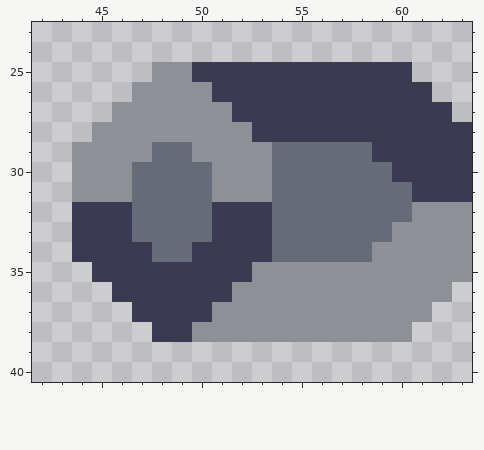
Edited in one commit: pixel-art sprite (assets/sprites/blocks/crafting/lubricant-squeezer-piston-t.png). Above, as it was before the edit.
The file is 64x64 pixels. Shown: x 42..63, y 23..40.
Once edited:
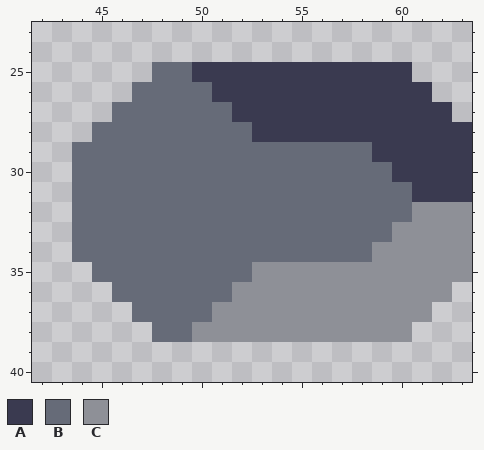
Palette (. is transparent): A #3a3a50  B #666b78  C #8e9097
Change:
y 25: x 48..49 CC -> BB
y 26: x 47..50 CCCC -> BBBB
y 27: x 46..51 CCCCCC -> BBBBBB
y 28: x 45..52 CCCCCCCC -> BBBBBBBB
y 29: x 44..47 CCCC -> BBBB; x 50..53 CCCC -> BBBB
y 30..31: x 44..46 CCC -> BBB; x 51..53 CCC -> BBB
y 32..33: x 44..46 AAA -> BBB; x 51..53 AAA -> BBB
y 34: x 44..47 AAAA -> BBBB; x 50..53 AAAA -> BBBB
y 35: x 45..52 AAAAAAAA -> BBBBBBBB
y 36: x 46..51 AAAAAA -> BBBBBB
y 37: x 47..50 AAAA -> BBBB
y 38: x 48..49 AA -> BB
Boxes around the changes in both pictures, in picture pixels (x1, y1, x2, y2):
changed: (72, 62, 272, 342)
